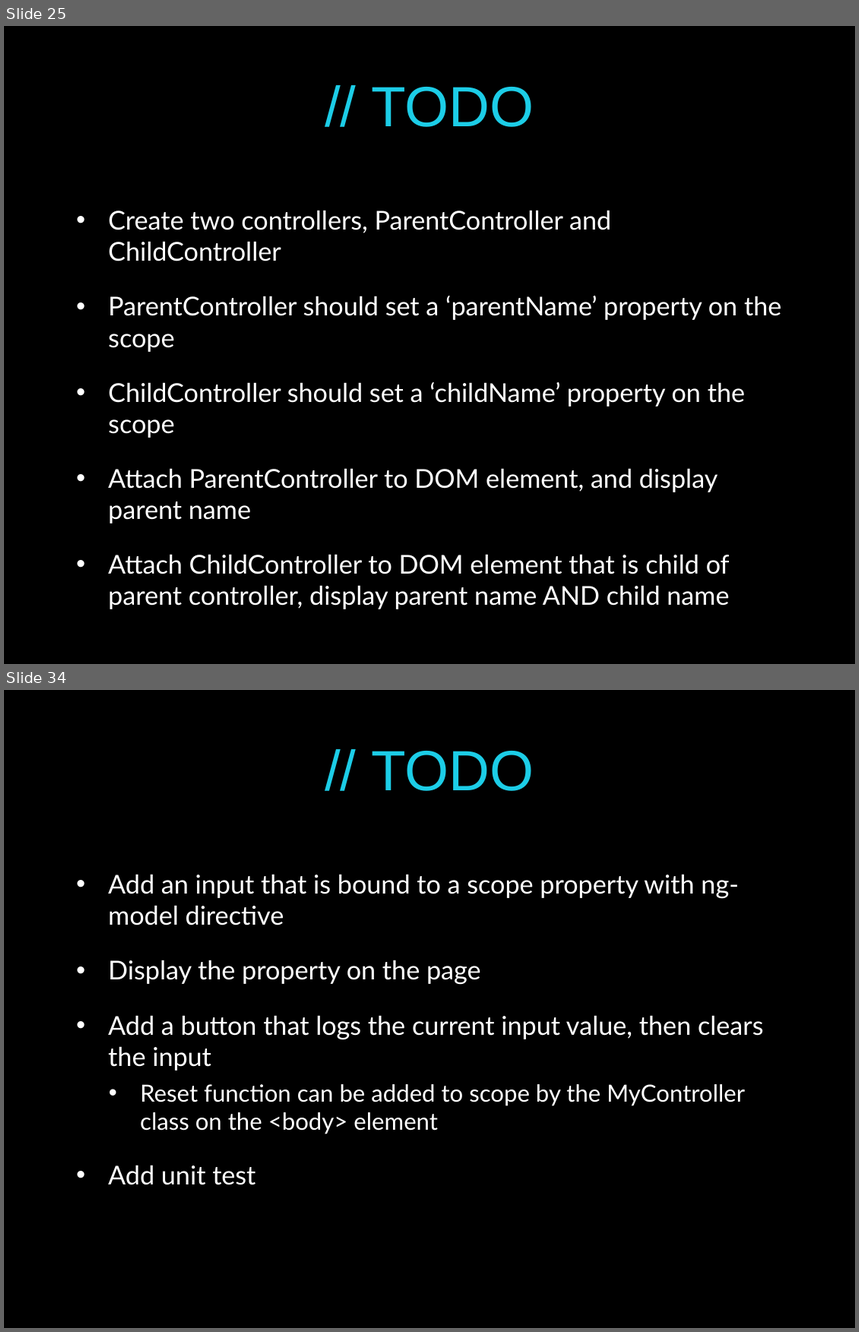
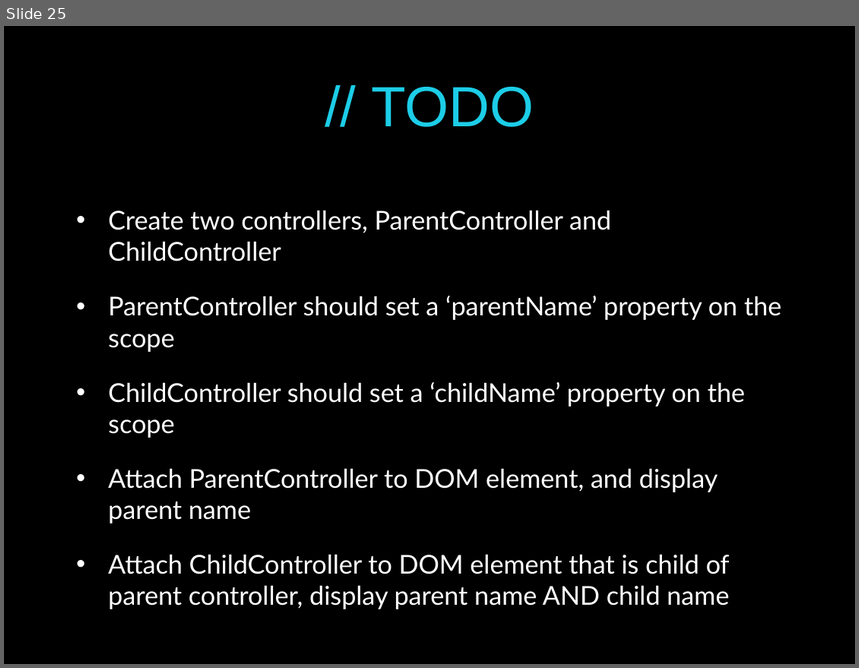
Before and after one commit to pmaccart/ng-bootcamp, a slide deck: slides/ng-bootcamp-day-1.pptx. Shown one above the other, each under a label of ours: slides 25 and 34 before the commit, slide 25 after it; the slides between them are not shown. The pictures are 859x1332 and 859x668 pixels, drawn with LibreOffice and Linux fonts; fonts in the diff are those of the drawing. Boxes give left, top, right and bottom in pixels: in the first picture for what was removed or moved away, otherwise in the second. Text is boxed around its words. In the diff, an @@ line names an element or a change of style, - is before the commit and + after.

```diff
--- a/slides/ng-bootcamp-day-1.pptx
+++ b/slides/ng-bootcamp-day-1.pptx
@@ slide 34 removed at <box>4,690,855,1328</box>, background #000000 @@
@@ title removed at <box>371,751,534,791</box> @@
-// TODO
@@ text removed at <box>108,874,764,1186</box> @@
-• Add an input that is bound to a scope property with ng-model directive
-• Display the property on the page
-• Add a button that logs the current input value, then clears the input
-  • Reset function can be added to scope by the MyController class on the <body> element
-• Add unit test
```
Also in this commit, not shown: 21 other slides removed, 2 other files.
